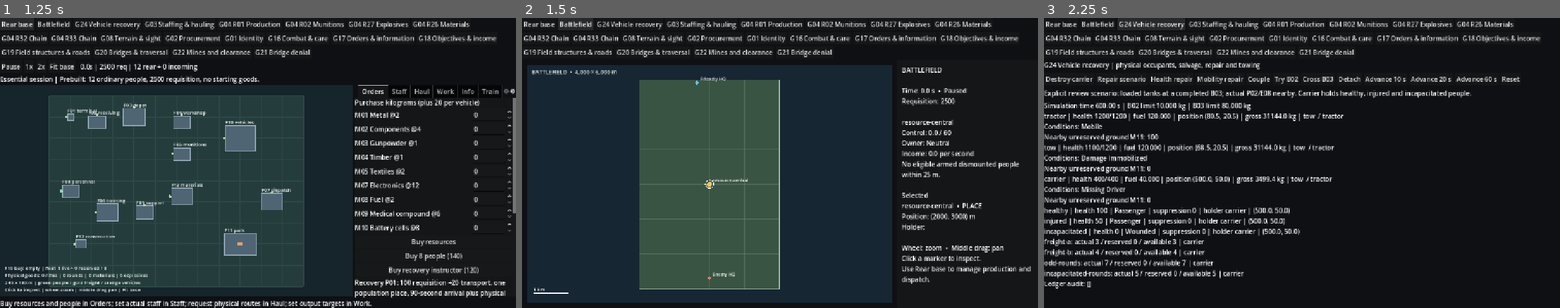
Above: before the commit, frames 1-3 (left to right).
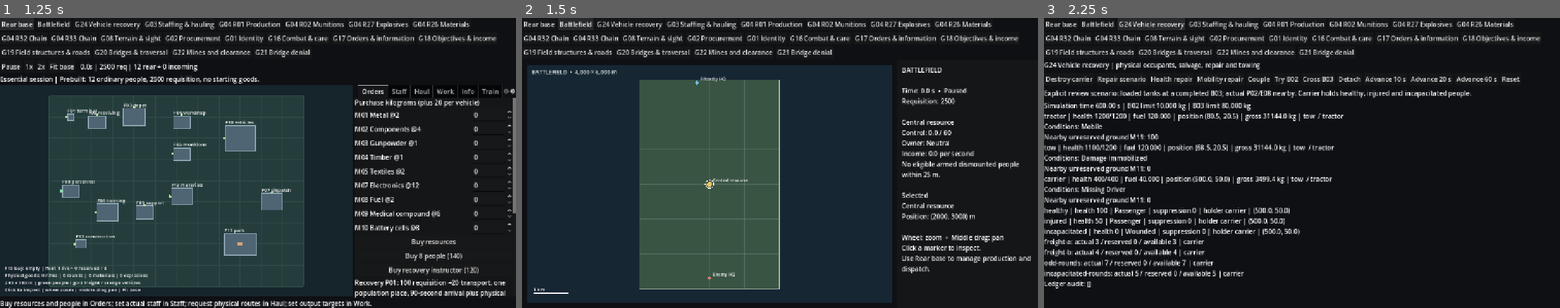
Above: after the commit, the same moments.

Repository: TheInfinityIQ/Trencho_V4
Game: Godot game, scene res://game/main/main.tscn
The game is run twice, just before and just after one commit, with the same random seed, the same clock (stepped at 60 frames per second) and the same inputs.
Inputs:
- Up to frame 1 (1.25 s): click "Rear base" at 0.5 s
- Up to frame 2 (1.5 s): click "Battlefield" at 1.25 s
- Up to frame 3 (2.25 s): click "G24 Vehicle recovery" at 2 s

Frame 1 is identical in both runs. In frame 2, 1.6% of the frame differs, in the area x 37-99%, y 35-92%; in frame 3, nothing differs.

Commit message:
Explain terrain colours and match objective inspector labels

Diff:
--- a/game/battlefield/battlefield_view.gd
+++ b/game/battlefield/battlefield_view.gd
@@ -121,17 +121,9 @@
 	for entity in Presentation.markers(simulation.rear):
 		if entity.kind == "PLACE":
 			var colour := Color("f0c565") if simulation.rear.objectives.objectives.has(entity.id) else (Color("73bde4") if entity.id == "hq-berth" else Color("e17c72"))
-			var label: String = entity.id
-			if entity.id.begins_with("resource-") and entity.id != "resource-central":
-				var index := 1
-				for objective in Farmland.OBJECTIVES:
-					if objective.id == entity.id: label = "Resource %d" % index; break
-					index += 1
-			elif entity.id == "route-hub-west": label = "West hub"; colour = Color("8bd5ca")
-			elif entity.id == "route-hub-east": label = "East hub"; colour = Color("8bd5ca")
-			elif entity.id == "observation-central": label = "Observation"; colour = Color("d6b8ef")
-			elif entity.id == "hq-berth": label = "Friendly HQ"
-			elif entity.id == "enemy-hq": label = "Enemy HQ"
+			var label := _site_label(entity.id)
+			if entity.id in ["route-hub-west","route-hub-east"]: colour = Color("8bd5ca")
+			elif entity.id == "observation-central": colour = Color("d6b8ef")
 			_draw_marker(entity.position, colour, label, font,entity.id)
 		elif entity.kind == "CONTACT":
 			_draw_marker(entity.position, Color("e4a47c"), "Contact", font,entity.id)
@@ -152,6 +144,13 @@
 	if id == selected_id: draw_arc(point, 10.0, 0.0, TAU, 24, Color.WHITE, 1.5)
 	if not title.is_empty() or id == selected_id: draw_string(font, point + Vector2(8, -6), title if not title.is_empty() else id, HORIZONTAL_ALIGNMENT_LEFT, maxf(0,_map_rect().end.x-point.x-8), 11, Color.WHITE)
 
+func _site_label(id: String) -> String:
+	var names := {"hq-berth":"Friendly HQ","enemy-hq":"Enemy HQ","resource-central":"Central resource","route-hub-west":"West hub","route-hub-east":"East hub","observation-central":"Observation"}
+	if names.has(id): return names[id]
+	for index in Farmland.OBJECTIVES.size():
+		if Farmland.OBJECTIVES[index].id == id: return "Resource %d" % (index+1)
+	return id
+
 
 func _refresh() -> void:
 	if _inspector == null or simulation == null: return
@@ -162,11 +161,13 @@
 	var selected: Dictionary = Presentation.inspect(rear,selected_id)
 	var detail := ""
 	if not selected.is_empty():
-		detail = "%s  •  %s\nPosition: (%.0f, %.0f) m" % [selected.id, selected.kind, selected.position.x, selected.position.y]
+		var title: String = _site_label(selected.id) if selected.kind == "PLACE" else selected.id
+		detail = "%s\nPosition: (%.0f, %.0f) m" % [title, selected.position.x, selected.position.y]
 		if selected.kind == "CONTACT": detail += "\nReported %s • %.1f s ago\nPosition uncertainty: %.0f m" % [selected.class,selected.age,selected.uncertainty_m]
-		else: detail += "\nHolder: %s" % selected.holder_id
+		elif selected.kind != "PLACE": detail += "\nHolder: %s" % selected.holder_id
 		if selected.kind == "PERSON": detail += "\nDuty: %s | Health: %d" % [selected.assignment, selected.health]
 	var blocked: String = objective.get("blocked_reason", "No objective registered.")
 	var declaration := ""
 	if not rear.combat.world.scenario.is_empty(): declaration = "%s • Seed %d\n" % [rear.combat.world.scenario.family,rear.combat.world.scenario.seed]
-	_inspector.text = "BATTLEFIELD\n%s\nTime: %.1f s  •  %s\nRe …(286 unchanged characters)… simulation.speed, view.receiving.money, objective_id, objective.get("control", 0.0), objecti …(144 unchanged characters)…
+	_inspector.text = "BATTLEFIELD\n%s\nTime: %.1f s  •  %s\nRe …(286 unchanged characters)… simulation.speed, view.receiving.money, _site_label(objective_id), objective.get("control", 0.0), objecti …(144 unchanged characters)…
+	if not rear.combat.world.scenario.is_empty(): _inspector.text += "\n\nTERRAIN KEY\nTan: fields and crops\nGreen: forest (dark = dense)\nGrey: rock; pale grey: towns\nBlue: water; teal: swamp\nCream lines: roads"
--- a/game/battlefield/tests/farmland_render_probe.gd
+++ b/game/battlefield/tests/farmland_render_probe.gd
@@ -21,6 +21,7 @@
 	root.add_child(view)
 	await process_frame
 	await process_frame
+	assert(view.get("_inspector").text.contains("Resource 2") and view.get("_inspector").text.contains("TERRAIN KEY"),"Matching objective name and terrain key must be visible in the inspector")
 	await RenderingServer.frame_post_draw
 	DirAccess.make_dir_recursive_absolute("res://.artifacts")
 	root.get_texture().get_image().save_png("res://.artifacts/farmland-overview.png")
Not shown, changed: docs/farmland_scenario.md
